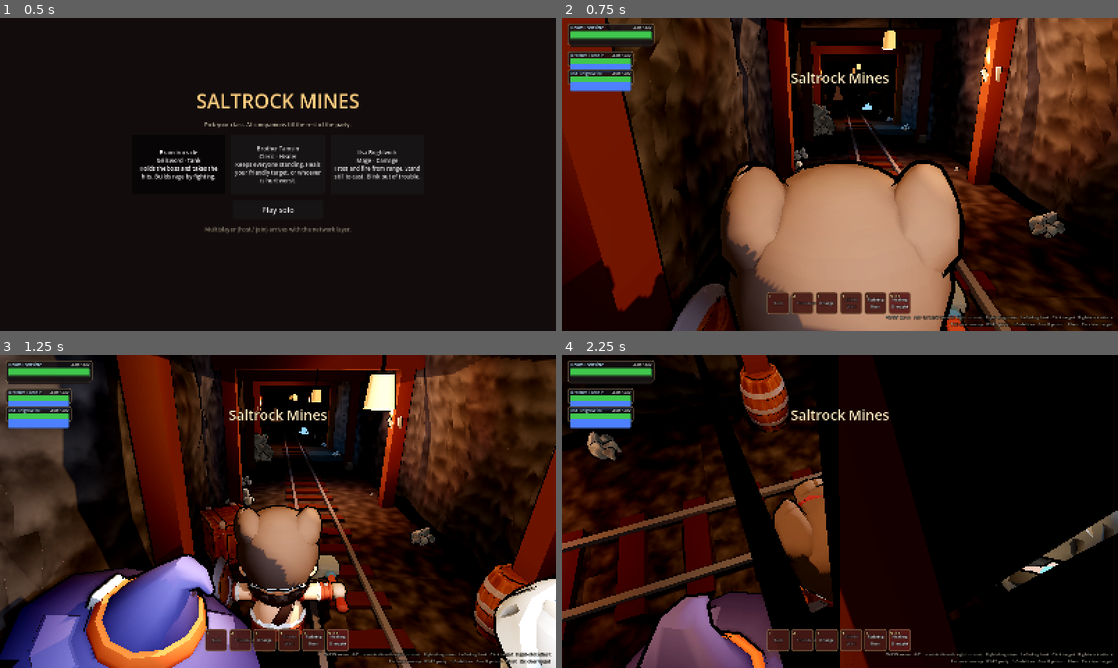
Above: before the commit, frames 1-4 (two rows, left to right).
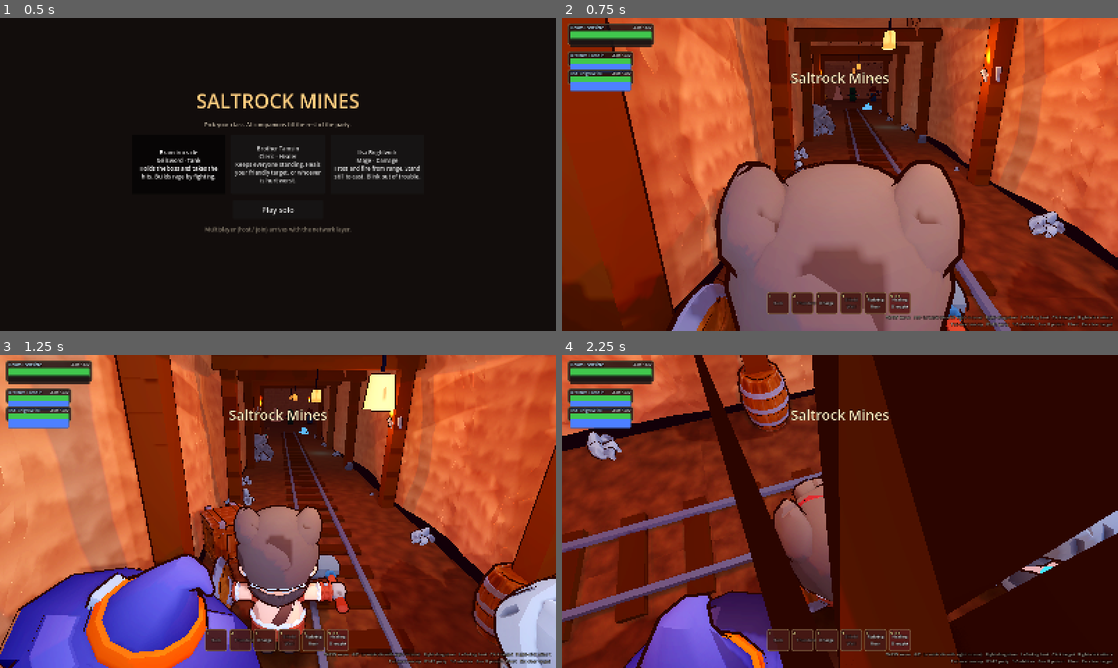
Above: after the commit, the same moments.

Repository: sthi-1005/testgame
Game: Godot game, scene res://main.tscn
Two runs of this game, one before a commit and one after it. Both use one fixed random seed, a clock stepped at 60 frames per second and the inputs below.
Inputs (mouse positions are in pixels of both pictures, inside the frame that each line leads up to):
- Up to frame 1 (0.5 s): no input
- Up to frame 2 (0.75 s): click "Play solo" at 0.5 s
- Up to frame 3 (1.25 s): no input
- Up to frame 4 (2.25 s): tap Enter at 1.25 s; move the mouse to (962, 495) at 1.27 s; hold D 1.28-2 s; tap Q at 1.35 s; click (962, 495) at 1.42 s; drag from (728, 527) to (812, 574) at 2.02 s

Frame 1 is identical in both runs. In frame 2, 85% of the frame differs, in the area x 0-100%, y 0-100%; in frame 3, 87%; in frame 4, 92%.

Commit message:
Softer, brighter look: wrap shading, warm sandstone rock, lighter ink, fixed greyscale textures
The noise images were L8, so the rock and dirt colours were silently dropped.

Co-Authored-By: Claude Opus 5.5 (1M context) <noreply@anthropic.com>
Claude-Session: https://claude.ai/code/session_016eWJidG6StUvV5BCR7RHHT

Diff:
--- a/scripts/cave.gd
+++ b/scripts/cave.gd
@@ -5,11 +5,11 @@
 
 var noise := FastNoiseLite.new()
 var noise2 := FastNoiseLite.new()
-var amp := 0.9
+var amp := 0.75
 
 func _init() -> void:
 	noise.seed = 4242
-	noise.frequency = 0.16
+	noise.frequency = 0.11
 	noise.fractal_octaves = 3
 	noise2.seed = 99
 	noise2.frequency = 0.05
@@ -112,13 +112,15 @@
 	n.frequency = 0.02
 	n.fractal_octaves = 4
 	var img := n.get_seamless_image(256, 256)
-	var dark := Color("#3b322e")
-	var light := Color("#6a5c52")
+	var src := img
+	img = Image.create(src.get_width(), src.get_height(), false, Image.FORMAT_RGB8) # the noise image is greyscale (L8) and would drop colour
+	var dark := Color("#9a6544")
+	var light := Color("#d6a576")
 	for y in img.get_height():
 		for x in img.get_width():
-			var v := img.get_pixel(x, y).r
+			var v := src.get_pixel(x, y).r
 			var strata := 0.5 + 0.5 * sin(y / 256.0 * TAU * 6.0 + v * 4.0)
-			var c := dark.lerp(light, clampf(v * 0.8 + strata * 0.25, 0.0, 1.0))
+			var c := dark.lerp(light, clampf(0.2 + v * 0.45 + strata * 0.2, 0.0, 1.0))
 			img.set_pixel(x, y, c)
 	img.generate_mipmaps()
 	return ImageTexture.create_from_image(img)
--- a/scripts/look.gd
+++ b/scripts/look.gd
@@ -12,7 +12,7 @@
 uniform vec4 tint : source_color = vec4(1.0);
 uniform vec3 emission : source_color = vec3(0.0);
 uniform vec2 uv_scale = vec2(1.0);
-uniform float rim = 0.12;
+uniform float rim = 0.25;
 void fragment() {
 	vec4 c = albedo * tint;
 	if (use_tex) c *= texture(albedo_tex, UV * uv_scale);
@@ -20,13 +20,13 @@
 	EMISSION = emission;
 	// a thin cool rim keeps silhouettes readable in the dark
 	float f = pow(1.0 - clamp(dot(NORMAL, VIEW), 0.0, 1.0), 3.0);
-	EMISSION += vec3(0.35, 0.45, 0.55) * f * rim;
+	EMISSION += vec3(1.0, 0.85, 0.7) * c.rgb * f * rim;
 }
 void light() {
+	// soft, rounded shading: a wide wrap with one gentle step, so forms read as smooth and toy-like
 	float ndl = dot(NORMAL, LIGHT) * 0.5 + 0.5;
 	float e = ndl * ATTENUATION;
-	// three hard bands with a sliver of softening so they don't alias
-	float b = smoothstep(0.04, 0.12, e) * 0.3 + smoothstep(0.3, 0.38, e) * 0.35 + smoothstep(0.62, 0.7, e) * 0.35;
+	float b = mix(smoothstep(0.25, 0.75, e), e, 0.45);
 	DIFFUSE_LIGHT += LIGHT_COLOR * b / PI;
 }
 """
@@ -35,7 +35,7 @@
 shader_type spatial;
 render_mode unshaded, cull_front, specular_disabled;
 uniform float thickness = 0.025;
-uniform vec4 color : source_color = vec4(0.05, 0.035, 0.04, 1.0);
+uniform vec4 color : source_color = vec4(0.16, 0.09, 0.07, 1.0);
 void vertex() {
 	VERTEX += NORMAL * thickness;
 }
@@ -171,9 +171,9 @@
 
 # ------------------------------------------------------------------ colour grade per zone
 const GRADE := {
-	"dark": { "fog": 0.016, "fog_c": Color(0.03, 0.06, 0.07), "amb": 0.6, "amb_c": Color(0.62, 0.55, 0.5), "exp": 1.3, "con": 1.2, "sat": 0.85,
+	"dark": { "fog": 0.016, "fog_c": Color(0.1, 0.06, 0.08), "amb": 0.5, "amb_c": Color(0.72, 0.64, 0.75), "exp": 1.0, "con": 1.1, "sat": 1.25,
 		"torch": Color(1, 0.55, 0.22) },
-	"arena": { "fog": 0.008, "fog_c": Color(0.1, 0.08, 0.09), "amb": 0.8, "amb_c": Color(0.85, 0.82, 0.95), "exp": 1.3, "con": 1.08, "sat": 1.15,
+	"arena": { "fog": 0.008, "fog_c": Color(0.14, 0.09, 0.12), "amb": 0.7, "amb_c": Color(0.85, 0.78, 0.9), "exp": 1.15, "con": 1.08, "sat": 1.3,
 		"torch": Color(1, 0.62, 0.3) },
 }
 
@@ -182,23 +182,23 @@
 	e.background_mode = Environment.BG_COLOR
 	e.background_color = Color(0.02, 0.04, 0.05)
 	e.ambient_light_source = Environment.AMBIENT_SOURCE_COLOR
-	e.tonemap_mode = Environment.TONE_MAPPER_ACES
+	e.tonemap_mode = Environment.TONE_MAPPER_FILMIC
 	e.fog_enabled = true
 	e.fog_mode = Environment.FOG_MODE_EXPONENTIAL
 	e.glow_enabled = true
-	e.glow_intensity = 0.5
+	e.glow_intensity = 0.7
 	e.glow_bloom = 0.05
 	e.glow_hdr_threshold = 1.0
 	e.adjustment_enabled = true
 	# Forward+ only (ignored by the web/Compatibility build): volumetric fog, ambient occlusion, GI
 	e.volumetric_fog_enabled = true
-	e.volumetric_fog_density = 0.022
-	e.volumetric_fog_albedo = Color(0.7, 0.62, 0.55)
+	e.volumetric_fog_density = 0.008
+	e.volumetric_fog_albedo = Color(1.0, 0.8, 0.6)
 	e.volumetric_fog_length = 48.0
 	e.volumetric_fog_ambient_inject = 0.15
 	e.ssao_enabled = true
 	e.ssao_radius = 1.6
-	e.ssao_intensity = 2.5
+	e.ssao_intensity = 1.5
 	e.sdfgi_enabled = false
 	return e
 
--- a/scripts/world_builder.gd
+++ b/scripts/world_builder.gd
@@ -24,11 +24,13 @@
 		n.frequency = 0.05
 		n.fractal_octaves = 4
 		var img := n.get_seamless_image(256, 256)
-		var lo := Color("#3b2c22")
-		var hi := Color("#7a634d")
+		var src := img
+		img = Image.create(src.get_width(), src.get_height(), false, Image.FORMAT_RGB8) # the noise image is greyscale (L8) and would drop colour
+		var lo := Color("#6d5240")
+		var hi := Color("#94704f")
 		for y in img.get_height():
 			for x in img.get_width():
-				img.set_pixel(x, y, lo.lerp(hi, img.get_pixel(x, y).r))
+				img.set_pixel(x, y, lo.lerp(hi, src.get_pixel(x, y).r))
 		img.generate_mipmaps()
 		_tex.dirt = ImageTexture.create_from_image(img)
 	return _tex.dirt
@@ -87,7 +89,7 @@
 	# ceilings: flat over the built hall, rough sagging rock over the mine
 	var ceil_mat := Look.toon(Color(0.42, 0.36, 0.31), dirt_tex(), 0.0)
 	var cave := Cave.new()
-	var rock := Look.toon(Color(1, 1, 1), rock_tex(), 0.04)
+	var rock := Look.toon(Color(1, 1, 1), rock_tex(), 0.0)
 	var cave_st := {} # zone -> SurfaceTool, one mesh per zone keeps draw calls low and lights local
 	for r in lv.rects:
 		var w: float = (r[2] - r[0] + 1) * T + 2
@@ -165,7 +167,8 @@
 		cart_nodes.append(_build_cart(p))
 	for zn in cave_st:
 		var st: SurfaceTool = cave_st[zn]
-		st.generate_normals() # not indexed, so every facet stays flat: chunky toon rock
+		st.index()
+		st.generate_normals() # smooth normals: soft, rounded rock
 		var mi := MeshInstance3D.new()
 		mi.mesh = st.commit()
 		mi.material_override = rock
